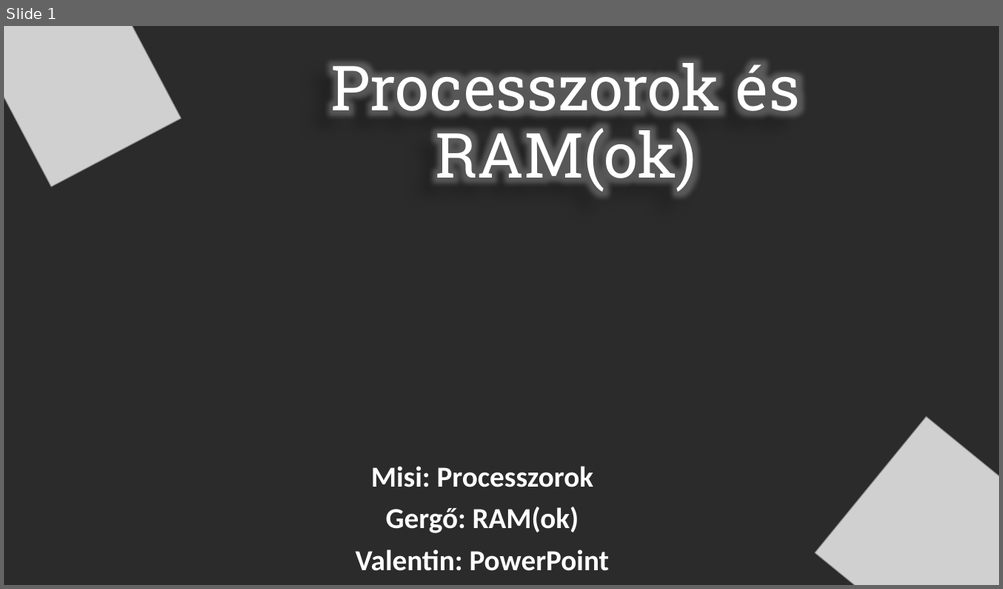
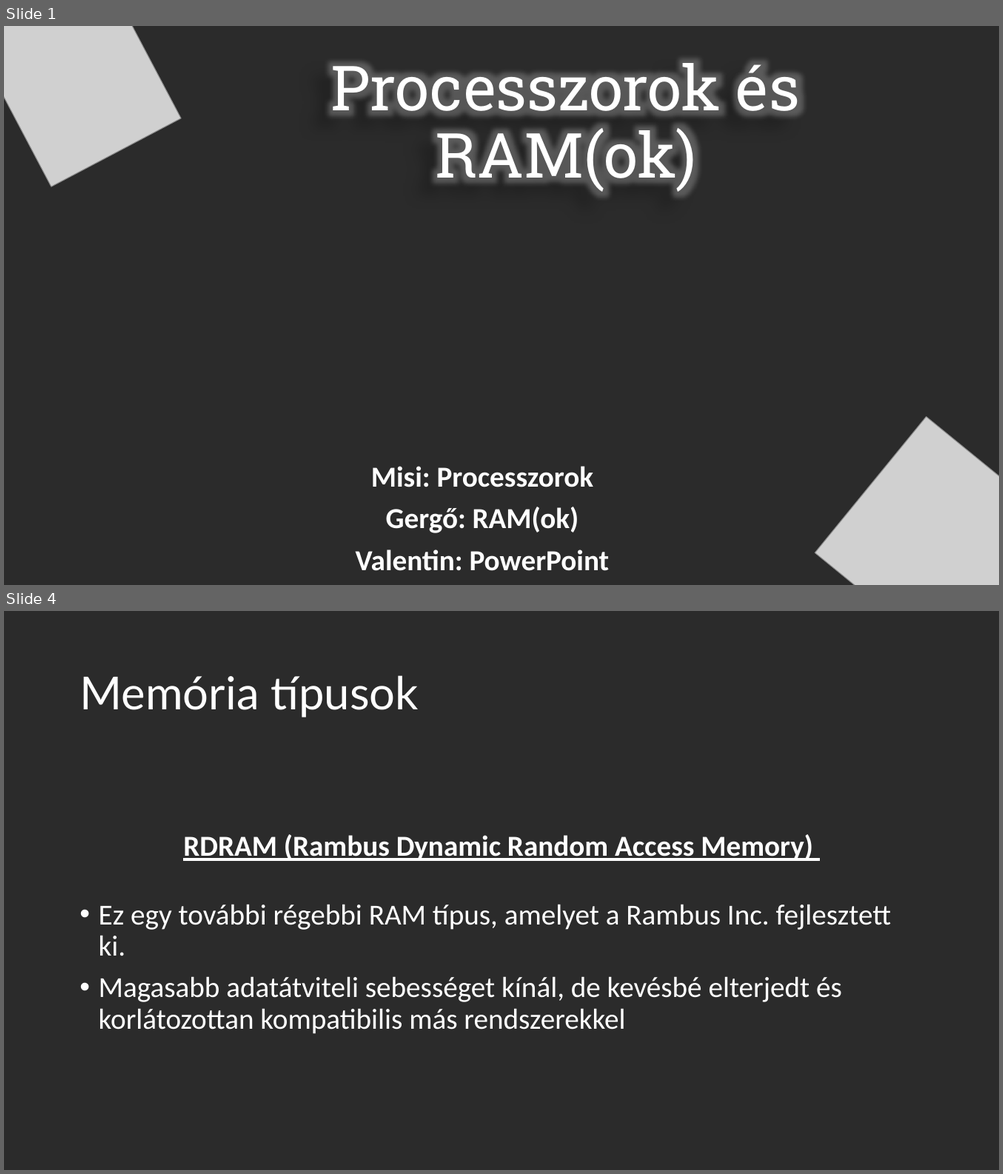
Before and after one commit to OsziMisi/Jozsika, a slide deck: processzor + memoria.pptx. Shown one above the other, each under a label of ours: slide 1 before the commit, slides 1 and 4 after it; the slides between them are not shown. The pictures are 1003x589 and 1003x1174 pixels, drawn with LibreOffice and Linux fonts; fonts in the diff are those of the drawing; grey boxes stand for pictures; background and template pictures are left out; a plain dark background stands for a picture behind light text. Boxes give left, top, right and bottom in pixels: in the first picture for what was removed or moved away, otherwise in the second. Text is boxed around its words. In the diff, an @@ line names an element or a change of style, - is before the commit and + after.

Commit message:
Információk a RAM típusokról 1. felvonás (PPT)

```diff
--- a/processzor + memoria.pptx
+++ b/processzor + memoria.pptx
@@ slide 4 added at (4, 611, 999, 1170), background picture (left out) @@
@@ title added at (79, 675, 418, 718), 44 pt, text #FFFFFF @@
+Memória típusok
@@ text added at (183, 834, 813, 861), 28 pt, text #FFFFFF, bold, underline @@
+RDRAM (Rambus Dynamic Random Access Memory)
@@ text added at (99, 904, 891, 1034), 28 pt, text #FFFFFF @@
+• Ez egy további régebbi RAM típus, amelyet a Rambus Inc. fejlesztett ki.
+• Magasabb adatátviteli sebességet kínál, de kevésbé elterjedt és korlátozottan kompatibilis más rendszerekkel
```
Also in this commit, not shown: 7 other slides added.
